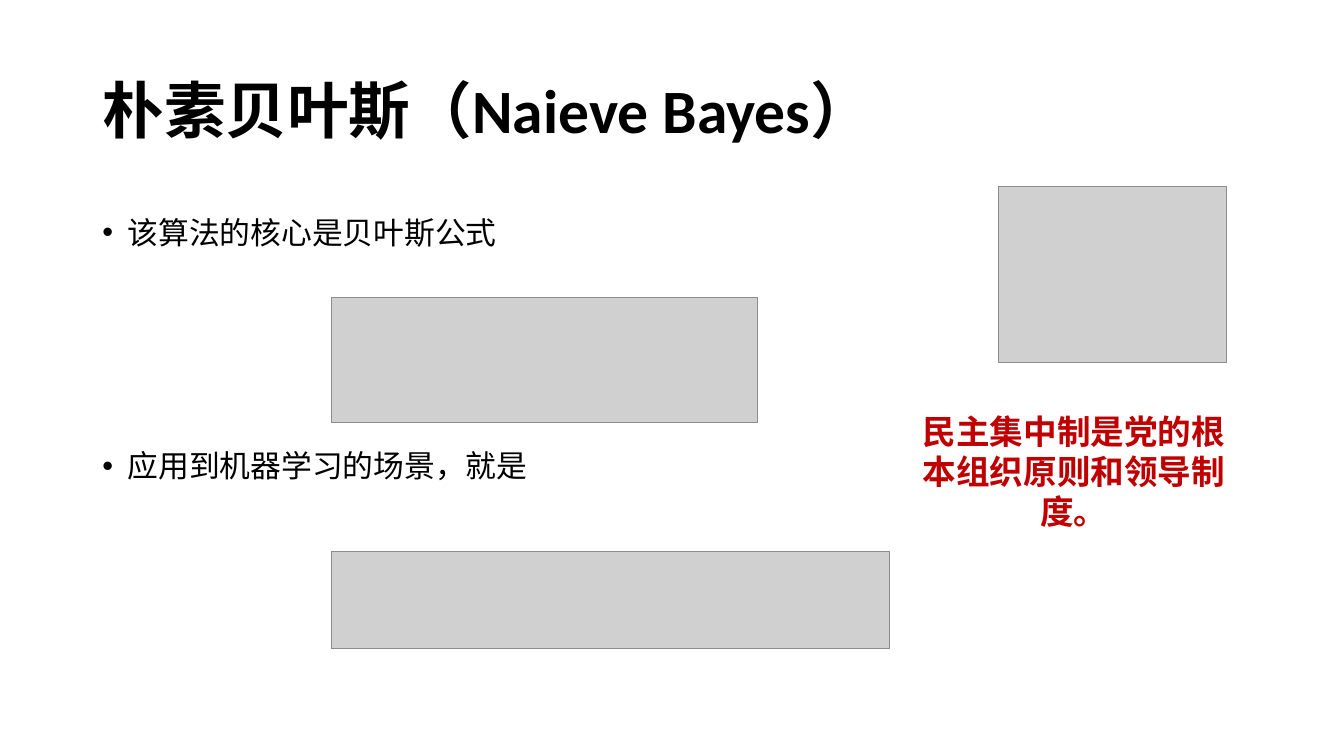
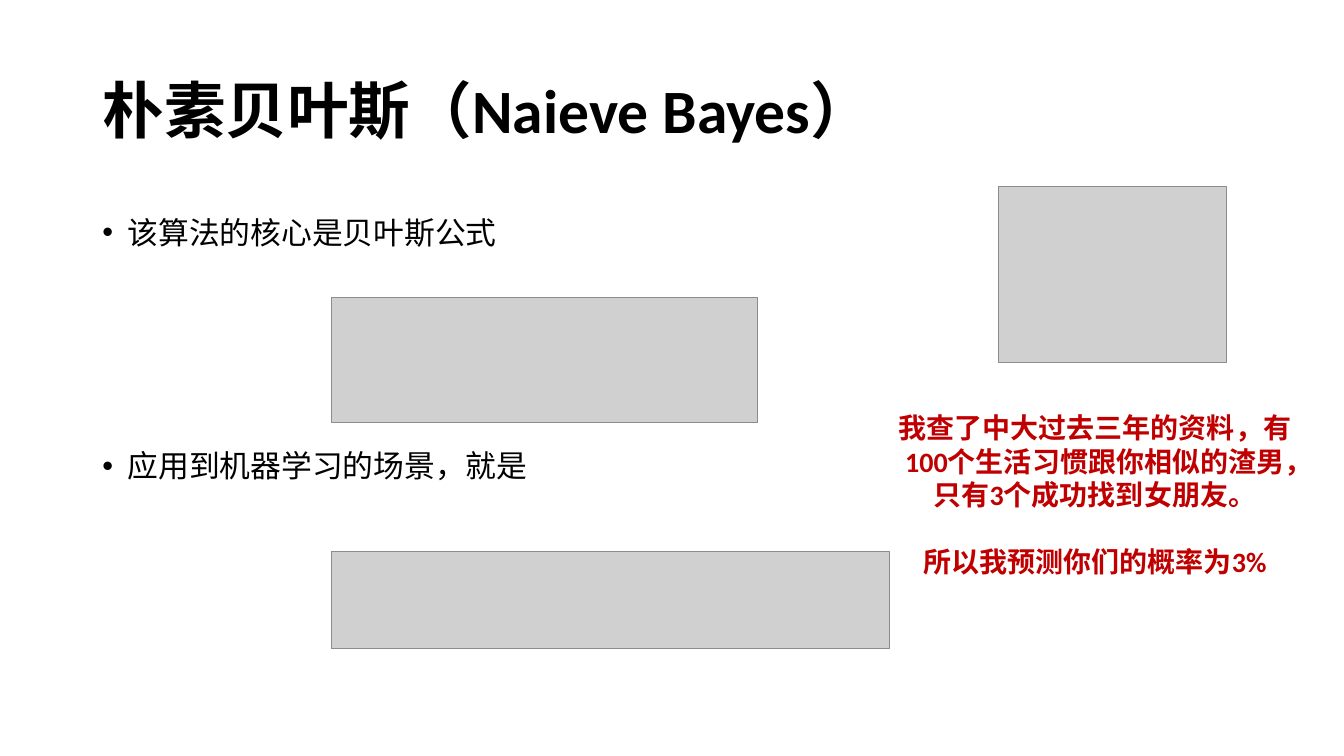
Before and after one commit to xiaodongli1986/teaching_AI, a slide deck: slide 5 of week12_naieve_bs.pptx (slide 4 before the commit). Drawn at 1344x756 pixels with LibreOffice and Linux fonts; fonts in the diff are those of the drawing; grey boxes stand for pictures. Boxes give left, top, right and bottom in pixels: in the first picture for what was removed or moved away, otherwise in the second. Text is boxed around its words. In the diff, an @@ line names an element or a change of style, - is before the commit and + after.

```diff
--- a/week12_naieve_bs.pptx
+++ b/week12_naieve_bs.pptx
@@ text at (898, 414, 1312, 575): text changed; size 24 to 20 pt @@
-民主集中制是党的根本组织原则和领导制度。
+我查了中大过去三年的资料，有100个生活习惯跟你相似的渣男，只有3个成功找到女朋友。
+所以我预测你们的概率为3%
```
Also in this commit, not shown: 3 other slides changed, 3 slides added, 1 slide removed, 3 other files.
